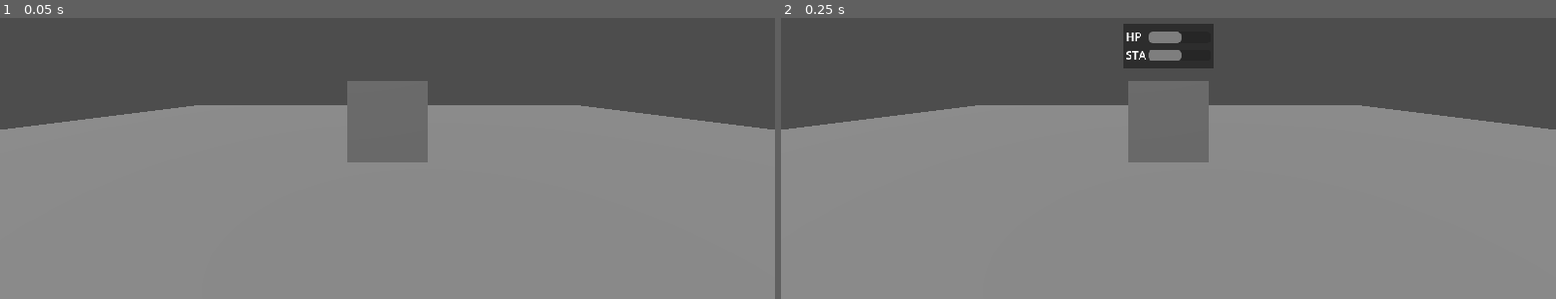
Above: before the commit, frames 1-2 (left to right).
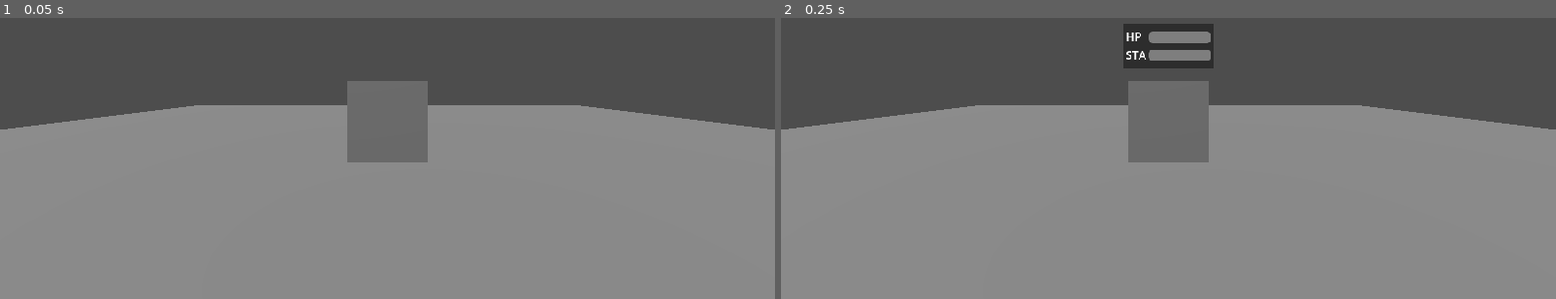
Above: after the commit, the same moments.

Repository: SuddenlySentient/Construct-1e
Game: Godot game, scene res://BLANK.tscn
Two runs of this game, one before a commit and one after it. Both use one fixed random seed, a clock stepped at 60 frames per second and the inputs below.
Inputs:
- Up to frame 1 (0.05 s): no input
- Up to frame 2 (0.25 s): no input

Frame 1 is identical in both runs. In frame 2, 0.3% of the frame differs, in the area x 51-56%, y 4-16%.
Error before the commit: Trying to assign value of type 'Control' to a variable of type 'StatsBar.gd'. (res://Assets/Scripts/Charater.gd:21)

Commit message:
Made the Statsbar UI update with health and stamina! (I think)

Diff:
--- a/Assets/Scripts/Charater.gd
+++ b/Assets/Scripts/Charater.gd
@@ -14,11 +14,14 @@
 func Update() :
 	pass
 
-func _process(delta):
-	MyStatsBar.UpdateStats()
+#func _process(delta):
+#	MyStatsBar.UpdateStats()
 
 func _ready():
-	MyStatsBar = $Sprite3D/SubViewport/StatsBar
+	MyStatsBar = %StatsBar
+	MyStatsBar.ClaimBar(self)
+	print(MyStatsBar)
+	MyStatsBar.UpdateStats()
 
 ## Called when it is this charaters's turn
 func turn() :
--- a/Assets/Scripts/StatsBar.gd
+++ b/Assets/Scripts/StatsBar.gd
@@ -6,16 +6,14 @@
 var HPMeter : ProgressBar
 var STAMeter : ProgressBar
 
-func _init() :
-	MyCharater = $"../../.."
+func ClaimBar(claimer : Charater):
+	MyCharater = claimer
 	print(MyCharater)
-	HPMeter = $Panel/Label/HP
-	STAMeter = $Panel/Label/STA
+	HPMeter = %HP
+	STAMeter = %STA
 
 func UpdateStats() :
 	HPMeter.set_max(MyCharater.MaxHP)
 	HPMeter.set_value(MyCharater.HP)
-
 	STAMeter.set_max(MyCharater.MaxSTA)
 	STAMeter.set_value(MyCharater.STA)
-	print("Test")
--- a/StatsBar.tscn
+++ b/StatsBar.tscn
@@ -1,4 +1,6 @@
-[gd_scene format=3 uid="uid://vhqa04f4khd4"]
+[gd_scene load_steps=2 format=3 uid="uid://vhqa04f4khd4"]
+
+[ext_resource type="Script" path="res://Assets/Scripts/StatsBar.gd" id="1_68gd6"]
 
 [node name="StatsBar" type="Control"]
 layout_mode = 3
@@ -7,6 +9,7 @@
 anchor_bottom = 1.0
 grow_horizontal = 2
 grow_vertical = 2
+script = ExtResource("1_68gd6")
 
 [node name="Panel" type="Panel" parent="."]
 texture_filter = 1
@@ -28,6 +31,7 @@
 STA"
 
 [node name="HP" type="ProgressBar" parent="Panel/Label"]
+unique_name_in_owner = true
 texture_filter = 1
 layout_mode = 1
 anchors_preset = 4
@@ -46,6 +50,7 @@
 show_percentage = false
 
 [node name="STA" type="ProgressBar" parent="Panel/Label"]
+unique_name_in_owner = true
 texture_filter = 1
 layout_mode = 1
 anchors_preset = 4
--- a/Testo.tscn
+++ b/Testo.tscn
@@ -8,7 +8,7 @@
 
 [sub_resource type="BoxMesh" id="BoxMesh_23xad"]
 
-[node name="Node3D" type="Node3D"]
+[node name="Charater" type="Node3D"]
 script = ExtResource("1_xildh")
 
 [node name="Sprite3D" type="Sprite3D" parent="."]
@@ -22,6 +22,9 @@
 size = Vector2i(128, 64)
 
 [node name="StatsBar" parent="Sprite3D/SubViewport" instance=ExtResource("1_erv6d")]
+unique_name_in_owner = true
 
 [node name="MeshInstance3D" type="MeshInstance3D" parent="."]
 mesh = SubResource("BoxMesh_23xad")
+
+[editable path="Sprite3D/SubViewport/StatsBar"]
